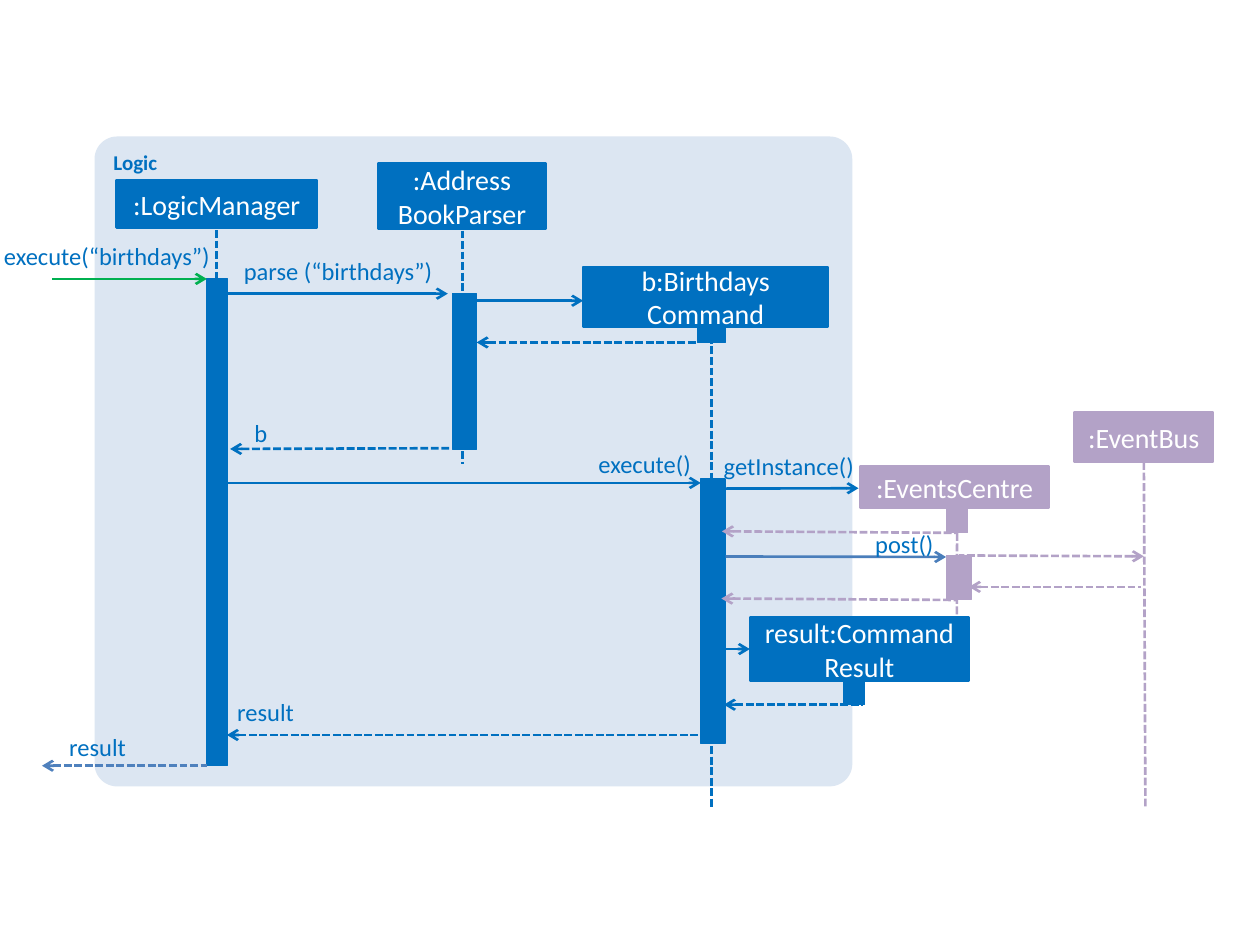
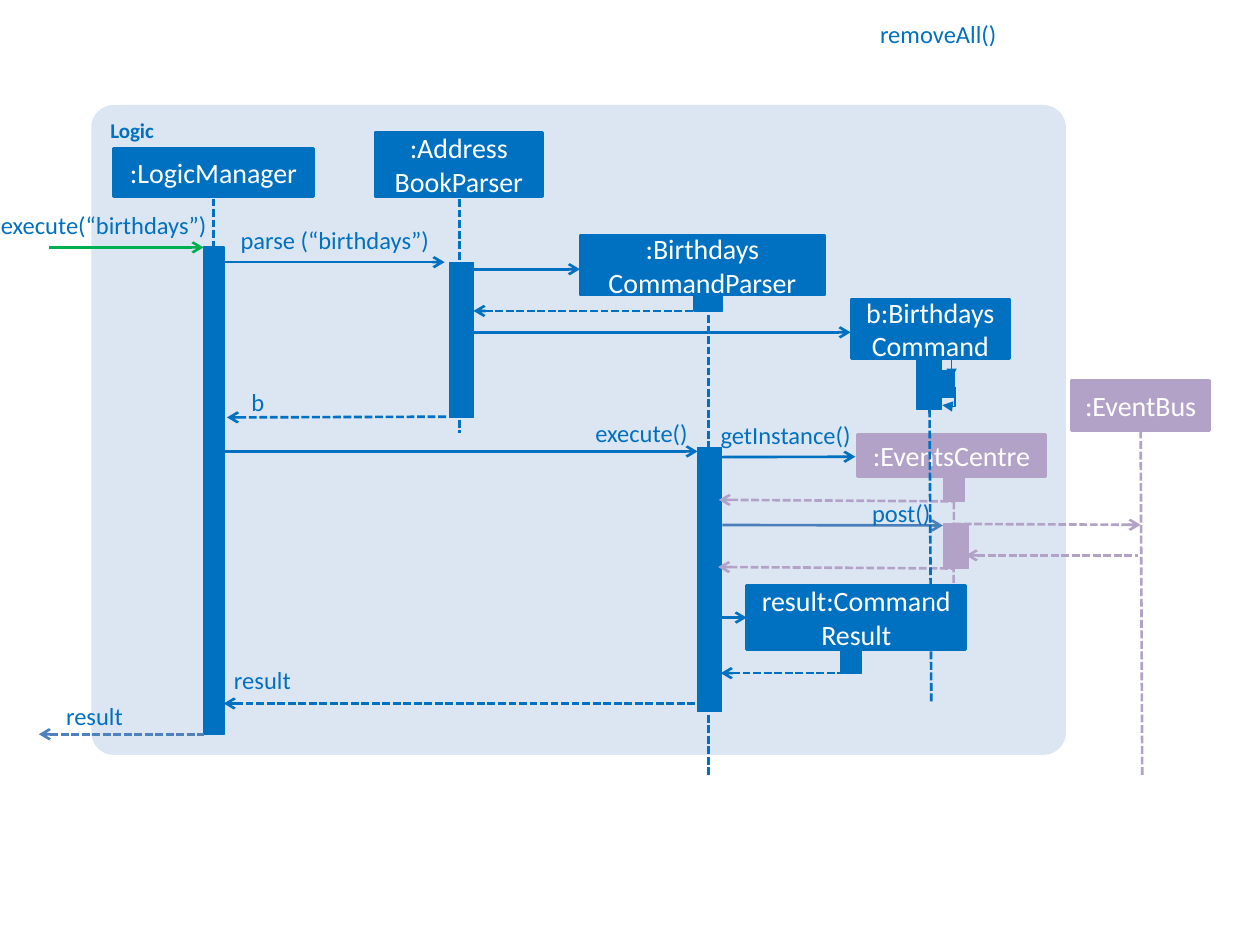
Before and after one commit to nus-cs2103-AY1718S2/addressbook-level4, a slide deck: slide 1 of docs/diagrams/LogicComponentBirthdaysSequenceDiagram.pptx. Drawn at 1260x945 pixels with LibreOffice and Linux fonts; fonts in the diff are those of the drawing. Boxes give left, top, right and bottom in pixels: in the first picture for what was removed or moved away, otherwise in the second. Text is boxed around its words. In the diff, an @@ line names an element or a change of style, - is before the commit and + after.

```diff
--- a/docs/diagrams/LogicComponentBirthdaysSequenceDiagram.pptx
+++ b/docs/diagrams/LogicComponentBirthdaysSequenceDiagram.pptx
@@ text added at [880, 25, 996, 47], 14 pt, text #0070C0 @@
+removeAll()
@@ rounded rectangle "Logic": place and size @@
-rounded rectangle "Logic" at [94, 136, 852, 786]
+rounded rectangle "Logic" at [91, 105, 1066, 755]
@@ 13 arrows, 10 rectangles, 8 texts, 3 lines: place and size @@
-13 arrows, 10 rectangles, 8 texts, 3 lines at [4, 164, 1213, 809]
+13 arrows, 10 rectangles, 8 texts, 3 lines at [1, 132, 1211, 777]
@@ text in rectangle at [608, 239, 796, 300]: text changed @@
-b:Birthdays
-Command
+:Birthdays
+CommandParser
@@ rectangle added at [852, 299, 1009, 358], fill #0070C0, outline #0070C0 1.5 pt, 16 pt, text #FFFFFF @@
+b:Birthdays
+Command
@@ arrow added from (471, 333) to (850, 333), #0070C0 1.5 pt @@
@@ rectangle added at [917, 359, 941, 410], fill #0070C0, outline #0070C0 0.75 pt @@
@@ elbow arrow added from (925, 349) to (951, 379), #0070C0 0.75 pt @@
@@ line added from (929, 357) to (931, 703), #0070C0 1.5 pt dashed @@
@@ rectangle added at [931, 370, 955, 398], fill #0070C0, outline #0070C0 0.75 pt @@
@@ elbow arrow added from (955, 387) to (942, 406), #0070C0 0.75 pt @@
@@ arrow moved from (724, 489) - (858, 489) to (721, 457) - (856, 456) @@
@@ 3 rectangles, 2 lines, 2 arrows: place and size @@
-3 rectangles, 2 lines, 2 arrows at [452, 231, 971, 651]
+3 rectangles, 2 lines, 2 arrows at [450, 199, 969, 620]
```
Also in this commit, not shown: 3 other files.
